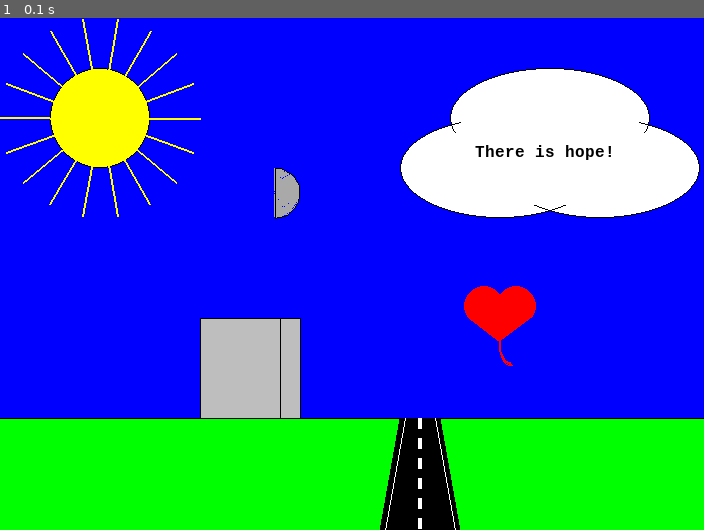
Above: before the commit, frame 1.
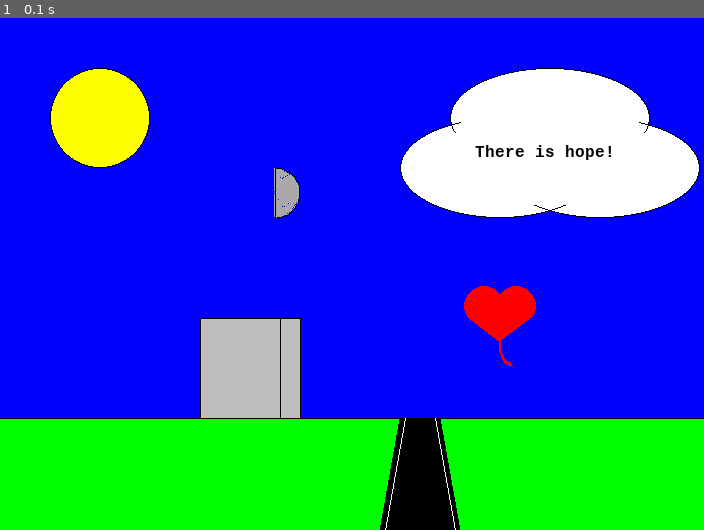
Above: after the commit, the same moment.

Repository: saegl5/myprojects
Game: pygame game, started from suburb.py
The game is run twice, just before and just after one commit, with the same random seed, the same clock (stepped at 60 frames per second) and the same inputs.
Inputs:
- Up to frame 1 (0.1 s): no input

The runs differ from the first frame. In frame 1, 0.5% of the frame differs, in the area x 0-60%, y 0-100%.

Commit message:
changing constants to constants

Diff:
--- a/billiards.py
+++ b/billiards.py
@@ -6,14 +6,14 @@
 import src.canvas as canvas
 from custom.energy import time_stamp, save_energy
 
+pygame.display.set_caption("QUESTABOX's Billiards Animation")
+
 ball_picture = pygame.image.load('images/ball_blue_large.png')
 background_picture = pygame.image.load('images/background_green.png')
 y = 0 # initialize position
 x = 0
 y_inc = 8 # initialize increment
 x_inc = 10
-
-pygame.display.set_caption("QUESTABOX's Billiards Animation")
 
 while True: # keeps screen open
     for action in pygame.event.get(): # check for user input when open screen
--- a/custom/heart.py
+++ b/custom/heart.py
@@ -37,10 +37,10 @@
     c_top_left = ((p_left[0]+p_top[0])/2, (p_left[1]+p_top[1])/2)
     c_top_right = ((p_top[0]+p_right[0])/2, (p_top[1]+p_right[1])/2)
     # Circle Radius
-    r = 5*2*multiple*1/2
+    R = 5*2*multiple*1/2
     # Draw Circles
-    pygame.draw.circle(canvas.screen, RED, c_top_left, radius=r, width=0)
-    pygame.draw.circle(canvas.screen, RED, c_top_right, radius=r, width=0)
+    pygame.draw.circle(canvas.screen, RED, c_top_left, radius=R, width=0)
+    pygame.draw.circle(canvas.screen, RED, c_top_right, radius=R, width=0)
     # Cut Each Circle into Semi-Circles
     # (includes corrections to any remaining errors)
     pygame.draw.polygon(canvas.screen, BLUE, [(p_top[0]-1, p_top[1]), (p_right[0]-1, p_right[1]-1), (p_bottom[0]-1, p_bottom[1]+6*multiple), (p_left[0], p_left[1]-1)], width=0)
--- a/mario.py
+++ b/mario.py
@@ -15,10 +15,10 @@
 BROWN = pygame.Color("burlywood4") # optional color, ground
 WHITE = pygame.Color("white") # mario
 YELLOW = pygame.Color("yellow") # platform
-w = 48
-h = 64
-ground_height = 50
-speed = 5 # example
+W = 48
+H = 64
+GH = 50 # ground height
+V = 5 # example
 x_inc = 0 # short for "increment"
 y_inc = 0
 first = True # hopping
@@ -26,11 +26,11 @@
 on = True # ground or platform
 # Other constants and variables
 
-ground = Rectangle(canvas.size[0], ground_height)
+ground = Rectangle(canvas.size[0], GH)
 ground.rect.left = canvas.screen.get_rect().left
 ground.rect.bottom = canvas.screen.get_rect().bottom
 ground.image.fill(BROWN)
-mario = Rectangle(w, h) # see classes.py
+mario = Rectangle(W, H) # see classes.py
 mario.rect.x = 50
 mario.rect.bottom = ground.rect.top
 mario.image.fill(WHITE) # example
@@ -53,13 +53,13 @@
 
         elif action.type == pygame.KEYDOWN:
             if action.key == pygame.K_RIGHT:
-                x_inc = speed
+                x_inc = V
                 halt = False
             if action.key == pygame.K_LEFT:
-                x_inc = -speed
+                x_inc = -V
                 halt = False
             if action.key == pygame.K_SPACE and first == True and on == True:
-                y_inc = -2.5*speed # y decreases going upward
+                y_inc = -2.5*V # y decreases going upward
                 first = False
                 on = False
         elif action.type == pygame.KEYUP:
@@ -78,6 +78,7 @@
     hit_platform = pygame.sprite.spritecollide(mario, platforms, False)
     if hit_ground != []:
         mario.rect.bottom = ground.rect.top
+        y_inc = 0 # logical
         on = True
         if halt == True:
             x_inc = 0
@@ -90,7 +91,7 @@
     else: # cycles, fewer for higher values of gravity
         y_inc += 0.5 # gravity, place here otherwise increment will keep running
         on = False
-    # Other game logic (e.g., checking collisions)
+    # Other game logic
 
     canvas.clean()
 
--- a/pac_man.py
+++ b/pac_man.py
@@ -7,21 +7,24 @@
 from custom.energy import time_stamp, save_energy
 from custom.classes import Rectangle
 
+pygame.display.set_caption("QUESTABOX's \"Pac-Man\" Game")
+pygame.key.set_repeat(10) # 10 millisecond delay between repeats, optional
+pygame.time.set_timer(pygame.USEREVENT, 1000) # count every 1000 milliseconds (i.e., 1 second)
+
 WHITE = pygame.Color("white")
 BLACK = pygame.Color("black")
 RED = pygame.Color("red")
 GREEN = pygame.Color("green")
-
-x_offset = 50 # don't start on wall
-y_offset = 0
+X_OFFSET = 50 # don't start on wall
+Y_OFFSET = 0
+W = 64 # "pacman" sprite width reference
+H = 64 # "pacman" sprite height reference
 x_inc = 0 # speed
 y_inc = 0
 x_inc_red_ghost = 1 # moving rightward at launch
 y_inc_red_ghost = 0
 x_inc_green_ghost = 0
 y_inc_green_ghost = 1
-w = 64 # "pacman" sprite width reference
-h = 64 # "pacman" sprite height reference
 
 pellets = pygame.sprite.Group() # not pellets = []
 collisions = pygame.sprite.Group()
@@ -43,21 +46,17 @@
 pacman_picture = pygame.image.load('images/pac.png').convert()
 pacman_picture_alt = pygame.image.load('images/pac_chomp.png').convert()
 pellet_picture = pygame.image.load('images/dot.png').convert()
-pellet_picture = pygame.transform.scale(pellet_picture, (int(w/2), int(h/2))) # int() addresses "TypeError: integer argument expected, got float"
+pellet_picture = pygame.transform.scale(pellet_picture, (int(W/2), int(H/2))) # int() addresses "TypeError: integer argument expected, got float"
 red_ghost_picture = pygame.image.load('images/red_ghost.png').convert()
 green_ghost_picture = pygame.image.load('images/green_ghost.png').convert()
-pacman_picture_retry = pygame.transform.scale(pacman_picture, (int(w/2), int(h/2)))
-
+pacman_picture_retry = pygame.transform.scale(pacman_picture, (int(W/2), int(H/2)))
+
+PELLET_COUNT = 50
 timer = 30 # 30 seconds (multiple of modulo for random walks)
 score = 0
 count = 0 # for chomp picture
 angle = 0 # redundant
 retries = 2
-pellet_count = 50
-
-pygame.display.set_caption("QUESTABOX's \"Pac-Man\" Game")
-pygame.key.set_repeat(10) # 10 millisecond delay between repeats, optional
-pygame.time.set_timer(pygame.USEREVENT, 1000) # count every 1000 milliseconds (i.e., 1 second)
 
 # --- Functions
 def turn(sprite, angle):
@@ -71,8 +70,8 @@
         sprite.image = pygame.transform.rotate(pacman_picture, angle)
     sprite.image.set_colorkey(BLACK)
 def retry(sprite):
-    sprite.rect.x = canvas.size[0]/2+x_offset
-    sprite.rect.y = canvas.size[1]/2+y_offset
+    sprite.rect.x = canvas.size[0]/2+X_OFFSET
+    sprite.rect.y = canvas.size[1]/2+Y_OFFSET
 def flip_horizontal(sprite, Bool):
     if sprite in red_ghosts:
         sprite.image = pygame.transform.flip(red_ghost_picture, flip_x=Bool, flip_y=False)
@@ -122,16 +121,16 @@
 for wall in walls:
     wall.image.fill(WHITE)
 
-pacman = Rectangle(w, h)
-pacman.rect.x = canvas.size[0]/2+x_offset
-pacman.rect.y = canvas.size[1]/2+y_offset
+pacman = Rectangle(W, H)
+pacman.rect.x = canvas.size[0]/2+X_OFFSET
+pacman.rect.y = canvas.size[1]/2+Y_OFFSET
 pacman.image.blit(pacman_picture, (0, 0))
 pacmen.add(pacman)
 
 while True: # put green "ghost" sprite first, else when try to get ghost moving it will move prematurely
-    ghost = Rectangle(w, h)
-    ghost.rect.x = random.randrange(0, canvas.size[0]+1-w) # don't need step_size
-    ghost.rect.y = random.randrange(0, canvas.size[1]+1-h)
+    ghost = Rectangle(W, H)
+    ghost.rect.x = random.randrange(0, canvas.size[0]+1-W) # don't need step_size
+    ghost.rect.y = random.randrange(0, canvas.size[1]+1-H)
     ghost.image.blit(green_ghost_picture, (0, 0))
     green_ghosts.add(ghost)
     stuck = pygame.sprite.spritecollide(ghost, walls, False)
@@ -141,9 +140,9 @@
         break
 
 while True:
-    ghost = Rectangle(w, h)
-    ghost.rect.x = random.randrange(0, canvas.size[0]+1-w)
-    ghost.rect.y = random.randrange(0, canvas.size[1]+1-h)
+    ghost = Rectangle(W, H)
+    ghost.rect.x = random.randrange(0, canvas.size[0]+1-W)
+    ghost.rect.y = random.randrange(0, canvas.size[1]+1-H)
     ghost.image.blit(red_ghost_picture, (0, 0))
     red_ghosts.add(ghost)
     stuck = pygame.sprite.spritecollide(ghost, walls, False)
@@ -152,10 +151,10 @@
     else:
         break
 
-while pellet_count-len(pellets) > 0: # create and add fifty "pellet" sprites
-    pellet = Rectangle(w/2, h/2)
-    pellet.rect.x = random.randrange(0, canvas.size[0]+1-w/2, w/2) # allow sprite to touch edge but not breach it
-    pellet.rect.y = random.randrange(0, canvas.size[1]+1-h/2, h/2)
+while PELLET_COUNT-len(pellets) > 0: # create and add fifty "pellet" sprites
+    pellet = Rectangle(W/2, H/2)
+    pellet.rect.x = random.randrange(0, canvas.size[0]+1-W/2, W/2) # allow sprite to touch edge but not breach it
+    pellet.rect.y = random.randrange(0, canvas.size[1]+1-H/2, H/2)
     pellet.image.blit(pellet_picture, (0, 0))
     pygame.sprite.spritecollide(pellet, pellets, True) # remove any sprite in same position, you cannot check if sprite is already in group or already belongs to group since each sprite is unique
     pellets.add(pellet)
@@ -348,7 +347,7 @@
     canvas.screen.blit(timer_header, (10, 10))
     canvas.screen.blit(timer_text, (10, 30))
     canvas.screen.blit(pacman_retry_box_1, (100, 10)) # to right of timer
-    canvas.screen.blit(pacman_retry_box_2, (100+w/2, 10)) # side-by-side
+    canvas.screen.blit(pacman_retry_box_2, (100+W/2, 10)) # side-by-side
     canvas.screen.blit(score_header, (canvas.size[0]-score_header.get_width()-10, 10)) # near top-right corner
     canvas.screen.blit(score_text, (canvas.size[0]-score_text.get_width()-10, 30))
     canvas.screen.blit(game_over_text, game_over_text.get_rect(center = canvas.screen.get_rect().center))
--- a/pictionary.py
+++ b/pictionary.py
@@ -6,17 +6,17 @@
 import src.canvas as canvas
 from custom.energy import time_stamp, save_energy
 
+pygame.display.set_caption("QUESTABOX's \"Pictionary\" Game")
+pygame.mouse.set_visible(False)  # hide the mouse cursor, will replace it with picture of chalk later
+
 BLUE = pygame.Color("blue")
 WHITE = pygame.Color("white")
-
 draw = False # don't draw unless press mouse/trackpad button and move
 previous_x = None
 previous_y = None
 drawn = pygame.sprite.Group()
 cursor_picture = pygame.image.load('images/chalk.png').convert()
 cursor_picture.set_colorkey(BLUE)
-pygame.display.set_caption("QUESTABOX's \"Pictionary\" Game")
-pygame.mouse.set_visible(False)  # hide the mouse cursor, will replace it with picture of chalk later
 
 class Draw(pygame.sprite.Sprite):
     def __init__(self):
--- a/snowfall.py
+++ b/snowfall.py
@@ -6,15 +6,14 @@
 import src.canvas as canvas
 from custom.energy import time_stamp, save_energy
 
+pygame.display.set_caption("QUESTABOX's Snowfall Animation")
+
 WHITE = pygame.Color("white") # example
-
+Y_INC = 1 # initialize increment
+R = 4 # circle radius
 background_picture = pygame.image.load('images/north_pole.jpeg')
 background_picture = pygame.transform.scale(background_picture, canvas.size)
 snowflakes = [] # empty list
-y_inc = 1 # initialize increment
-r = 4 # circle radius
-
-pygame.display.set_caption("QUESTABOX's Snowfall Animation")
 
 for i in range(0, 50): # FOR fifty indices (i.e., each index between 0 and, but not including, 50)
     x = random.randrange(0, canvas.size[0]+1) # random number between 0 and, including, size[0]
@@ -29,10 +28,10 @@
         time_stamp(action)
     # --- Game logic
     for i in range(0, len(snowflakes)): # FOR each index in the list
-        snowflakes[i][1] += y_inc # increase y by 1 pixel for each point
-        if snowflakes[i][1] > canvas.size[1]+r: # IF snowflake has left the screen
+        snowflakes[i][1] += Y_INC # increase y by 1 pixel for each point
+        if snowflakes[i][1] > canvas.size[1]+R: # IF snowflake has left the screen
             # Recreate it above the screen
-            snowflakes[i][1] = random.randrange(-50, -r) # -50 is optional
+            snowflakes[i][1] = random.randrange(-50, -R) # -50 is optional
             # More randomness
             snowflakes[i][0] = random.randrange(0, canvas.size[0]+1)
     # --------------
@@ -40,7 +39,7 @@
     # --- Drawing code
     canvas.screen.blit(background_picture, (0, 0)) # copy the background picture onto the screen starting at top-left corner
     for i in range(0, len(snowflakes)):
-        pygame.draw.circle(canvas.screen, WHITE, snowflakes[i], radius=r, width=0) # snowflakes already moved once, but oh well
+        pygame.draw.circle(canvas.screen, WHITE, snowflakes[i], radius=R, width=0) # snowflakes already moved once, but oh well
     # ----------------
     canvas.show()
     save_energy()
--- a/space_invaders.py
+++ b/space_invaders.py
@@ -6,16 +6,19 @@
 import src.canvas as canvas
 from custom.energy import time_stamp, save_energy
 from custom.classes import Rectangle
+
+pygame.display.set_caption("QUESTABOX's \"Space Invaders\" Game")
+pygame.key.set_repeat(10) # 10 millisecond delay between repeats, optional
+pygame.time.set_timer(pygame.USEREVENT, 1000) # count every 1000 milliseconds (i.e., 1 second)
 
 WHITE = pygame.Color("white")
 BLACK = pygame.Color("black")
 YELLOW = pygame.Color("yellow")
 RED = pygame.Color("red")
 GREEN = pygame.Color("green")
-
+W = 64 # "spaceship" sprite width reference
+H = 64 # "spaceship" sprite height reference
 x_inc = 0 # speed
-w = 64 # "spaceship" sprite width reference
-h = 64 # "spaceship" sprite height reference
 
 invaders = pygame.sprite.Group() # not invaders = []
 collisions = pygame.sprite.Group()
@@ -38,23 +41,19 @@
 invader_explosion_sound = pygame.mixer.Sound('sounds/lowFrequency_explosion.ogg')
 
 spaceship_picture = pygame.image.load('images/ship.png').convert()
-spaceship_picture = pygame.transform.scale(spaceship_picture, (w, h))
-spaceship_picture_retry = pygame.transform.scale(spaceship_picture, (w/2, h/2))
+spaceship_picture = pygame.transform.scale(spaceship_picture, (W, H))
+spaceship_picture_retry = pygame.transform.scale(spaceship_picture, (W/2, H/2))
 invader_picture = pygame.image.load('images/alien.png').convert()
 invader_picture_alt = pygame.image.load('images/alien_lunging.png').convert()
 
+INVADER_COUNT = 50
 timer = 30 # 30 seconds (multiple of modulo for invaders.update())
 score = 0
 first = True # for spaceship laser
 count = 0 # for lunging picture
 retries = 2
-invader_count = 50
-p = 5 # chop up each barrier into 5 pieces
+P = 5 # chop up each barrier into 5 pieces
 wait = 60*2 # if spaceship hit by return fire, 60 fps x 2 seconds
-
-pygame.display.set_caption("QUESTABOX's \"Space Invaders\" Game")
-pygame.key.set_repeat(10) # 10 millisecond delay between repeats, optional
-pygame.time.set_timer(pygame.USEREVENT, 1000) # count every 1000 milliseconds (i.e., 1 second)
 
 # --- Functions
 def lunge(sprite):
@@ -64,7 +63,7 @@
         sprite.image.blit(invader_picture, (0, 0)) # revert
 def retry(sprite):
     sprite.rect.centerx = canvas.screen.get_rect().centerx # center along bottom of screen
-    sprite.rect.y = canvas.size[1]-h
+    sprite.rect.y = canvas.size[1]-H
 def return_fire(sprite, index):
     sprite.image.fill(RED)
     sprite.rect.centerx = invaders.sprites()[index].rect.centerx
@@ -86,31 +85,31 @@
 walls.add(wall)
 
 # left barrier
-for i in range(0, p):
-    barrier = Rectangle(250/p, 25)
-    barrier.rect.x = 50+i*250/p
+for i in range(0, P):
+    barrier = Rectangle(250/P, 25)
+    barrier.rect.x = 50+i*250/P
     barrier.rect.y = 400
     barrier.image.fill(WHITE)
     barriers.add(barrier)
 
 # right barrier
-for i in range(0, p):
-    barrier = Rectangle(250/p, 25)
-    barrier.rect.x = canvas.size[0]-250-50+i*250/p
+for i in range(0, P):
+    barrier = Rectangle(250/P, 25)
+    barrier.rect.x = canvas.size[0]-250-50+i*250/P
     barrier.rect.y = 400
     barrier.image.fill(WHITE)
     barriers.add(barrier)
 
-spaceship = Rectangle(w, h)
+spaceship = Rectangle(W, H)
 spaceship.rect.centerx = canvas.screen.get_rect().centerx
-spaceship.rect.y = canvas.size[1] - h
+spaceship.rect.y = canvas.size[1] - H
 spaceship.image.blit(spaceship_picture, (0, 0))
 spaceships.add(spaceship)
 
-while invader_count-len(invaders) > 0: # create and add fifty "invader" sprites
-    invader = Rectangle(w/2, h/2)
-    invader.rect.x = random.randrange(0, canvas.size[0]+1-w/2, w/2) # allow sprite to touch edge but not breach it
-    invader.rect.y = random.randrange(0, canvas.size[1]+1-h/2-196, h/2) # 196px space at canvas bottom
+while INVADER_COUNT-len(invaders) > 0: # create and add fifty "invader" sprites
+    invader = Rectangle(W/2, H/2)
+    invader.rect.x = random.randrange(0, canvas.size[0]+1-W/2, W/2) # allow sprite to touch edge but not breach it
+    invader.rect.y = random.randrange(0, canvas.size[1]+1-H/2-196, H/2) # 196px space at canvas bottom
     invader.image.blit(invader_picture, (0, 0))
     pygame.sprite.spritecollide(invader, invaders, True) # remove any sprite in same position, you cannot check if sprite is already in group or already belongs to group since each sprite is unique
     invaders.add(invader)
@@ -268,7 +267,7 @@
     canvas.screen.blit(timer_header, (10, 10))
     canvas.screen.blit(timer_text, (10, 30))
     canvas.screen.blit(spaceship_retry_box_1, (100, 10)) # to right of timer
-    canvas.screen.blit(spaceship_retry_box_2, (100+w/2, 10)) # side-by-side
+    canvas.screen.blit(spaceship_retry_box_2, (100+W/2, 10)) # side-by-side
     canvas.screen.blit(score_header, (canvas.size[0]-score_header.get_width()-10, 10)) # near top-right corner
     canvas.screen.blit(score_text, (canvas.size[0]-score_text.get_width()-10, 30))
     canvas.screen.blit(game_over_text, game_over_text.get_rect(center = canvas.screen.get_rect().center))
--- a/suburb.py
+++ b/suburb.py
@@ -8,6 +8,8 @@
 from custom.heart import heart
 from math import pi, cos, sin
 
+pygame.display.set_caption("QUESTABOX's Suburb Drawing")
+
 GREEN = pygame.Color("green")
 GRAY = pygame.Color("gray")
 YELLOW = pygame.Color("yellow")
@@ -15,8 +17,10 @@
 DARKGRAY = pygame.Color("darkgray")
 BLACK = pygame.Color("black")
 RED = pygame.Color("red")
-
-pygame.display.set_caption("QUESTABOX's Suburb Drawing")
+y_offset = 0 # road center lines
+font = pygame.font.SysFont('Courier New', 16, bold=True, italic=False)
+text = font.render("There is hope!", True, BLACK)
+angle_offset = 0*pi/180 # sun rays
 
 while True: # keeps screen open
     for action in pygame.event.get(): # check for user input when open screen
@@ -40,8 +44,7 @@
     pygame.draw.polygon(canvas.screen, BLACK, [(400, 400), (380, 512), (460, 512), (440, 400)], width=0) # road
     pygame.draw.line(canvas.screen, WHITE, (405, 400), (385, 512), width=1) # left shoulder of road
     pygame.draw.line(canvas.screen, WHITE, (455, 512), (435, 400), width=1) # right shoulder of road
-    # road center lines
-    y_offset = 0
+
     while y_offset <= 112:
         pygame.draw.line(canvas.screen, WHITE, (419, 400+y_offset), (419, 410+y_offset), width=4)
         y_offset += 20
@@ -56,15 +59,12 @@
     pygame.draw.ellipse(canvas.screen, WHITE, (460, 60, 180, 80), width=0) # cover top of cloud outlines
     pygame.draw.ellipse(canvas.screen, WHITE, (510, 110, 180, 80), width=0) # cover bottom-right of cloud outlines
 
-    # text
-    font = pygame.font.SysFont('Courier New', 16, bold=True, italic=False)
-    text = font.render("There is hope!", True, BLACK)
     canvas.screen.blit(text, (475, 125))
 
     pygame.draw.circle(canvas.screen, YELLOW, (100, 100), radius=50, width=0) # sun
     pygame.draw.circle(canvas.screen, BLACK, (100, 100), radius=50, width=1) # outline of sun
-    # sun rays (HARD!)
-    angle_offset = 0*pi/180
+
+    # HARD!
     while angle_offset <= 360*pi/180:
         pygame.draw.line(canvas.screen, YELLOW, (100, 100), (100+100*cos(angle_offset), 100-100*sin(angle_offset)), width=2)
         angle_offset += 20*pi/180
